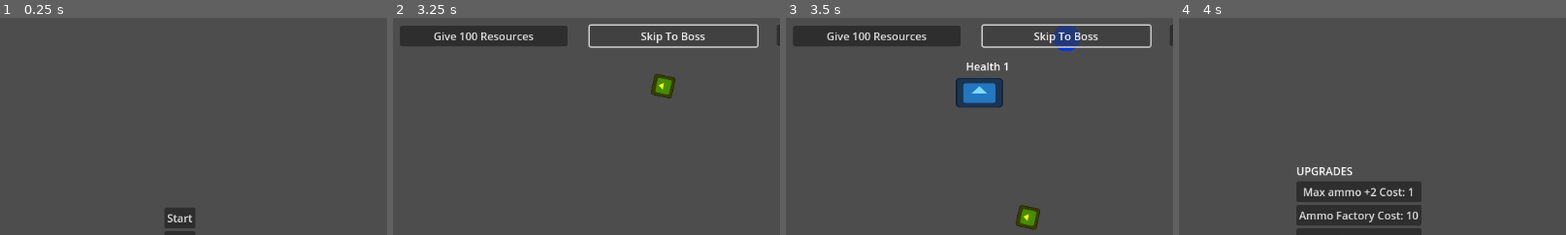
Above: before the commit, frames 1-4 (left to right).
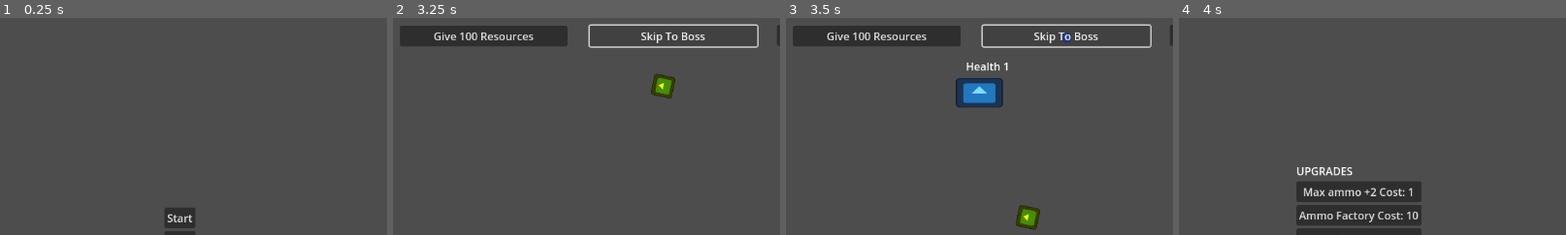
Above: after the commit, the same moments.

Repository: aceofknights/Missile-Game
Game: Godot game, scene res://Scene/MainMenu.tscn
The game is run twice, just before and just after one commit, with the same random seed, the same clock (stepped at 60 frames per second) and the same inputs. The engine's default icon, where the game draws it, is replaced by a stand-in: a white triangle on a blue panel in a dark square.
Inputs:
- Up to frame 1 (0.25 s): no input
- Up to frame 2 (3.25 s): click "Start" at 0.5 s; click "World 1 - Deploy" at 1.25 s; click "Skip To Boss" at 2 s; click "Skip To Boss" at 2.75 s
- Up to frame 3 (3.5 s): no input
- Up to frame 4 (4 s): click "destroy all buildings" at 3.5 s
The pictures show only the part of the screen within x 27-77%, y 1-51%; the shares and areas given below are measured in that part.

Frames 1-2 are identical in both runs. In frame 3, 0.5% of the frame differs, in the area x 68-76%, y 3-16%; in frame 4, nothing differs.

Commit message:
fixed collision on expolsion

Diff:
--- a/Scene/enemy.tscn
+++ b/Scene/enemy.tscn
@@ -22,4 +22,5 @@
 texture = ExtResource("2_x0dry")
 
 [node name="CollisionShape2D" type="CollisionShape2D" parent="."]
+modulate = Color(0, 1, 0.443137, 1)
 shape = SubResource("RectangleShape2D_gk6nl")
--- a/Scripts/explosion.gd
+++ b/Scripts/explosion.gd
@@ -1,39 +1,91 @@
 extends Area2D
+class_name Explosion
 
-@onready var shape = $CollisionShape2D.shape
-@export var gives_reward = true
+@export var gives_reward := true
 
+# Peak collision radius you chose
+@export var max_radius: float = 26.0
+
+# Visual mapping: when radius == max_radius, the explosion's parent scale == max_visual_scale
+# (keep this at your old peak size, probably 2.0)
+@export var max_visual_scale: float = 2.0
+
+# Timing
+@export var grow_time: float = 0.5
+@export var hold_time: float = 0.2
+@export var shrink_time: float = 0.15
+
+# Optional: keep sprite hidden until it has some size
+@export var min_visible_t: float = 0.02
+
+@onready var col: CollisionShape2D = $CollisionShape2D
+@onready var vis: CanvasItem = $Sprite2D  # Sprite2D or AnimatedSprite2D works
+
+var _t: float = 0.0     # 0..1 single source of truth
+var _hit := {}
 
 func _ready():
-	scale = Vector2(0, 0)
-	shape.radius = 0
+	monitoring = true
+	monitorable = true
 
-	var tween = get_tree().create_tween()
+	# prevent shared-shape weirdness
+	col.shape = col.shape.duplicate(true)
+
+	# start perfectly at zero
+	_t = 0.0
+	_apply_t()
+
+	connect("area_entered", Callable(self, "_on_area_entered"))
+
+	var tween := get_tree().create_tween()
 
 	# Grow
-	tween.tween_property(self, "scale", Vector2(2, 2), 0.25).set_trans(Tween.TRANS_SINE).set_ease(Tween.EASE_OUT)
-	tween.tween_property(shape, "radius", 48, 0.25).set_trans(Tween.TRANS_SINE).set_ease(Tween.EASE_OUT)
+	if grow_time <= 0.0:
+		_t = 1.0
+		_apply_t()
+	else:
+		tween.tween_property(self, "_t", 1.0, grow_time)\
+			.set_trans(Tween.TRANS_SINE).set_ease(Tween.EASE_OUT)
+		tween.tween_callback(Callable(self, "_apply_t"))
+
+	# Hold
+	if hold_time > 0.0:
+		tween.tween_interval(hold_time)
 
 	# Shrink
-	tween.tween_property(self, "scale", Vector2(0, 0), 0.25).set_trans(Tween.TRANS_SINE).set_ease(Tween.EASE_IN)
-	tween.tween_property(shape, "radius", 0, 0.25).set_trans(Tween.TRANS_SINE).set_ease(Tween.EASE_IN)
+	if shrink_time <= 0.0:
+		_t = 0.0
+		_apply_t()
+	else:
+		tween.tween_property(self, "_t", 0.0, shrink_time)\
+			.set_trans(Tween.TRANS_SINE).set_ease(Tween.EASE_IN)
+		tween.tween_callback(Callable(self, "_apply_t"))
 
-	$Timer.start()
-	connect("area_entered", Callable(self, "_on_area_entered"))
+	tween.tween_callback(Callable(self, "queue_free"))
 
+func _process(_delta):
+	# Keep them synced even between tween callbacks
+	_apply_t()
 
-func _on_area_entered(area):
-	if area.is_in_group("enemy"):
-		if area.has_method("die"):
-			area.die(not gives_reward)  # true if no reward, false if reward
+func _apply_t():
+	_t = clamp(_t, 0.0, 1.0)
 
+	# 1) Visual size (parent scale)
+	var s := max_visual_scale * _t
+	scale = Vector2(s, s)
 
-func damage_enemy(enemy):
-	if gives_reward:
-		enemy.die(true)
-	else:
-		enemy.die(false)
+	# 2) Collision radius
+	(col.shape as CircleShape2D).radius = max_radius * _t
 
-func _on_timer_timeout():
-	pass # Replace with function body.
-	queue_free()
+	# 3) Visibility (prevents “sprite appears bigger on spawn”)
+	vis.visible = (_t >= min_visible_t)
+
+func _on_area_entered(area: Area2D):
+	if not area.is_in_group("enemy"): return
+
+	var id := area.get_instance_id()
+	if _hit.has(id): return
+	_hit[id] = true
+
+	if area.has_method("die"):
+		area.die(not gives_reward)
--- a/project.godot
+++ b/project.godot
@@ -21,3 +21,7 @@
 [dotnet]
 
 project/assembly_name="MissileCommandClone"
+
+[rendering]
+
+textures/vram_compression/import_etc2_astc=true
Not shown, changed: export_presets.cfg
